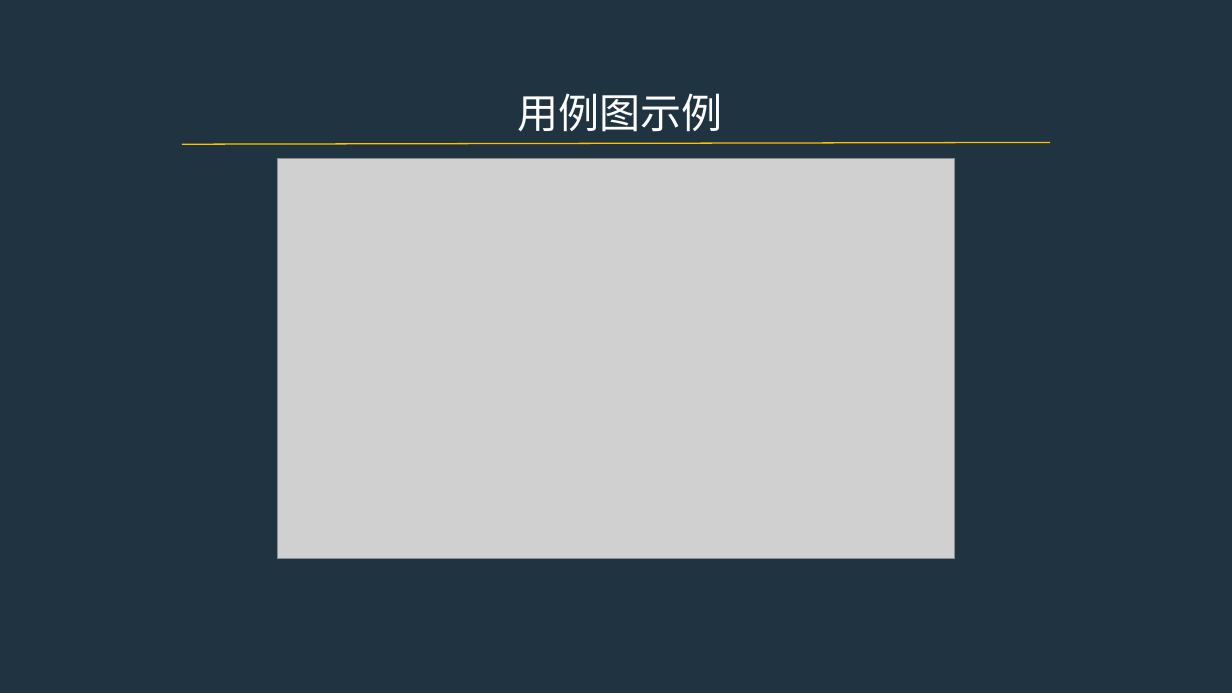
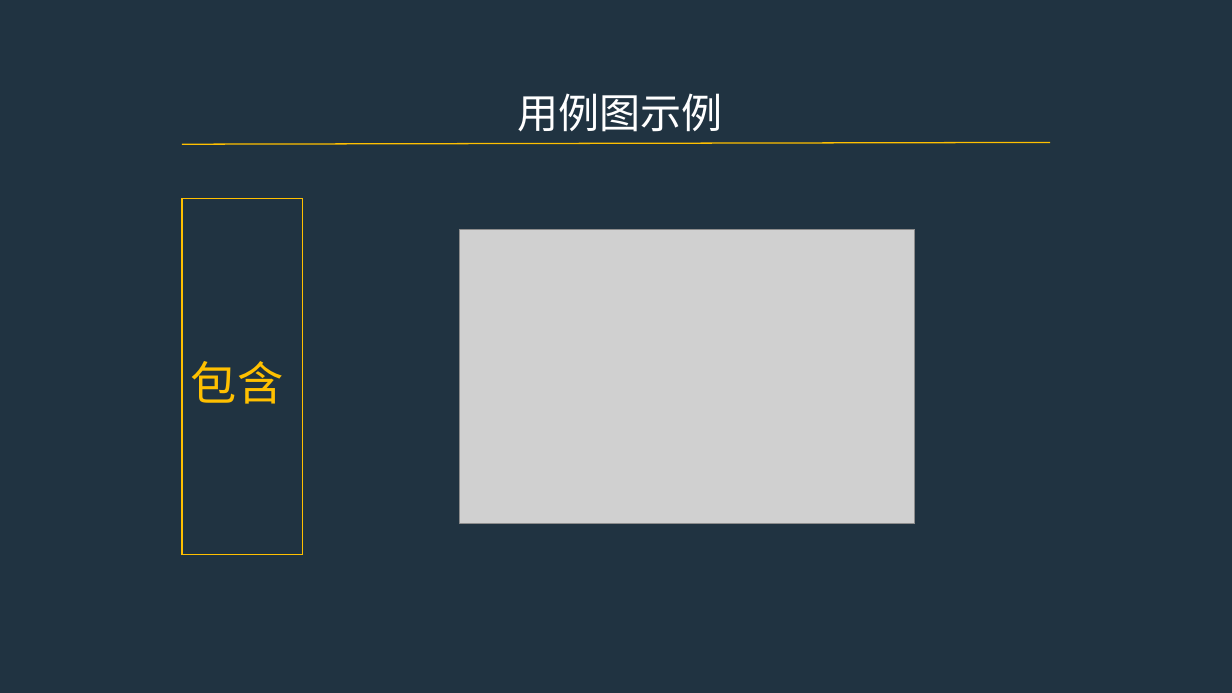
Before and after one commit to PRD2017-G07/G07-teamwork, a slide deck: slide 7 of 0PPT/UML图.pptx (slide 9 before the commit). Drawn at 1232x693 pixels with LibreOffice and Linux fonts; fonts in the diff are those of the drawing; grey boxes stand for pictures. Boxes give left, top, right and bottom in pixels: in the first picture for what was removed or moved away, otherwise in the second. Text is boxed around its words. In the diff, an @@ line names an element or a change of style, - is before the commit and + after.

```diff
--- a/0PPT/UML图.pptx
+++ b/0PPT/UML图.pptx
@@ picture removed at (277, 158, 955, 559) @@
@@ rectangle added at (182, 199, 302, 555), outline #FFC000 1 pt, 36 pt, text #FFC000 @@
+包含
@@ picture added at (460, 229, 916, 524) @@
```
Also in this commit, not shown: 15 other slides changed, 3 slides added, 3 slides removed.
